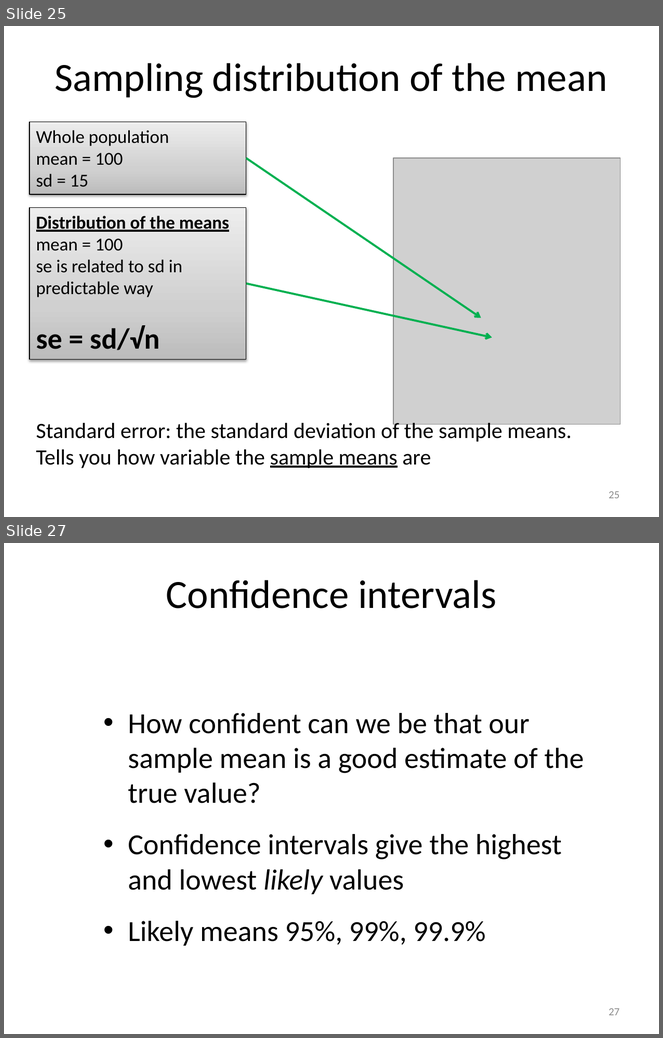
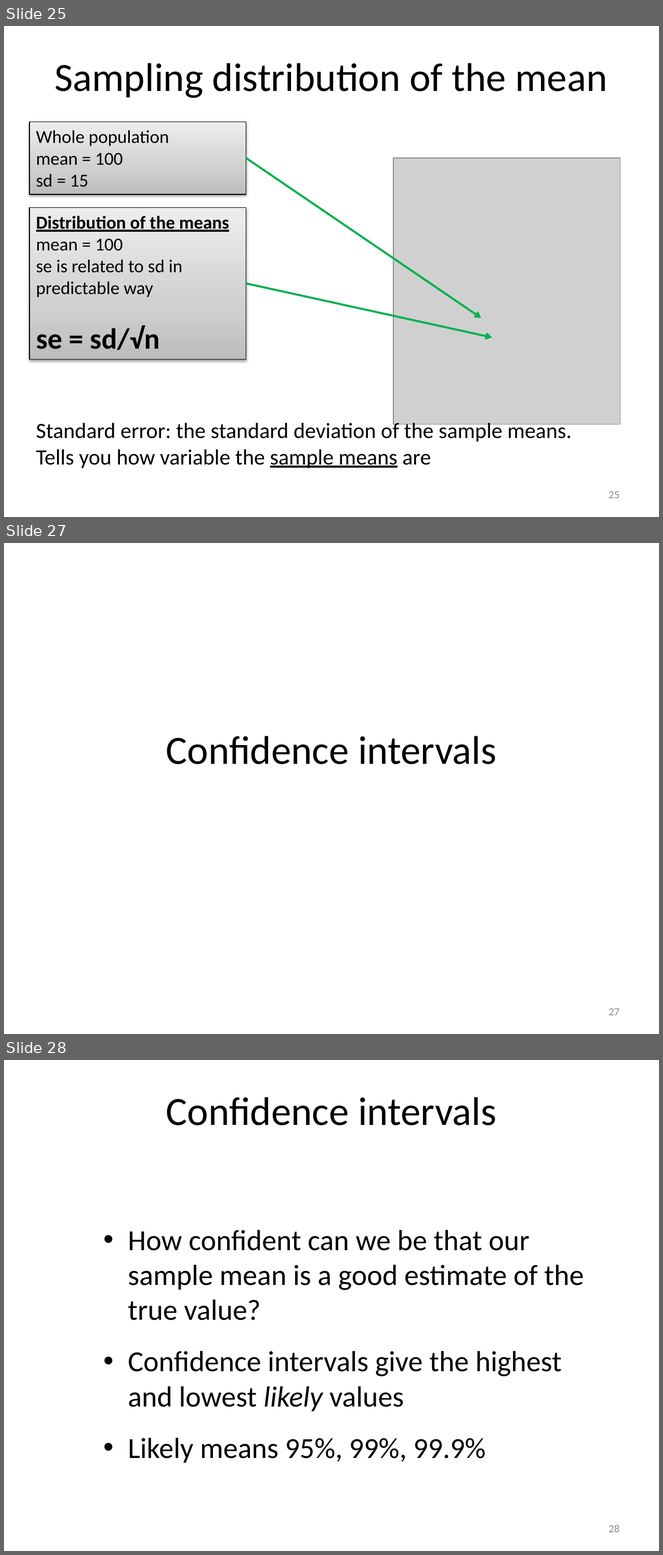
Before and after one commit to 3mmaRand/BIO00017C-Data-Analysis-in-R-2020, a slide deck: slides/03-normal-distributions-probabilities-ci.pptx. Shown one above the other, each under a label of ours: slides 25 and 27 before the commit, slides 25, 27 and 28 after it; the slides between them are not shown. The pictures are 663x1038 and 663x1555 pixels, drawn with LibreOffice and Linux fonts; fonts in the diff are those of the drawing; grey boxes stand for pictures. Boxes give left, top, right and bottom in pixels: in the first picture for what was removed or moved away, otherwise in the second. Text is boxed around its words. In the diff, an @@ line names an element or a change of style, - is before the commit and + after.

```diff
--- a/slides/03-normal-distributions-probabilities-ci.pptx
+++ b/slides/03-normal-distributions-probabilities-ci.pptx
@@ slide 27 added at (4,543,659,1034), background #FFFFFF @@
@@ title added at (166,736,496,765), 44 pt, text #000000 @@
+Confidence intervals
@@ page number added at (609,1008,620,1016), 12 pt, text #8C8C8C @@
+27
@@ what was slide 27 is now slide 28 @@
@@ page number at (609,1525,620,1533): text changed @@
-27
+28
```
Also in this commit, not shown: 1 slide changed, 4 other files.
